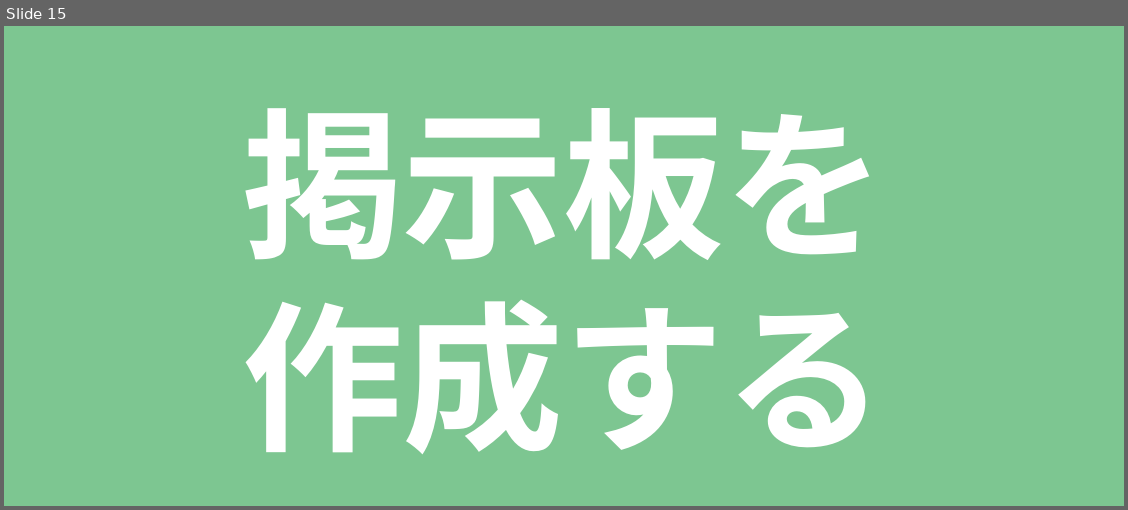
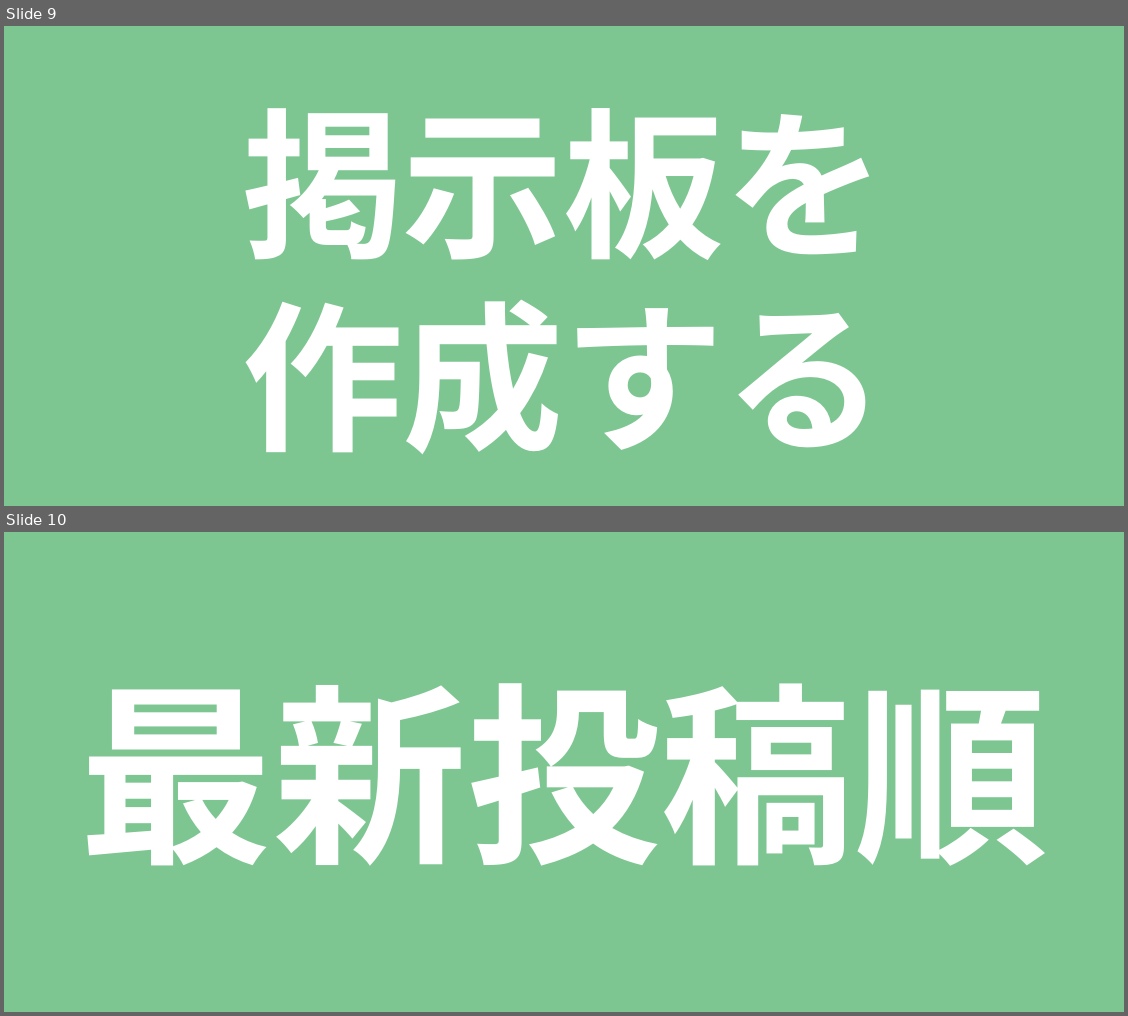
Before and after one commit to GreenBAKARI/kocote, a slide deck: img/コンテンツ.pptx. Shown one above the other, each under a label of ours: slide 15 before the commit, slides 9 and 10 after it. The pictures are 1128x510 and 1128x1016 pixels, drawn with LibreOffice and Linux fonts; fonts in the diff are those of the drawing. Boxes give left, top, right and bottom in pixels: in the first picture for what was removed or moved away, otherwise in the second. Text is boxed around its words. In the diff, an @@ line names an element or a change of style, - is before the commit and + after.

```diff
--- a/img/コンテンツ.pptx
+++ b/img/コンテンツ.pptx
@@ slide 10 added at (x1=4, y1=532, x2=1124, y2=1012), background #7DC691 @@
@@ text added at (x1=80, y1=683, x2=1048, y2=866), 166 pt, text #FFFFFF, bold @@
+最新投稿順
@@ what was slide 15 is now slide 9 @@
```
Also in this commit, not shown: 14 slides changed, 2 other slides added, 2 slides removed, 23 other files.
